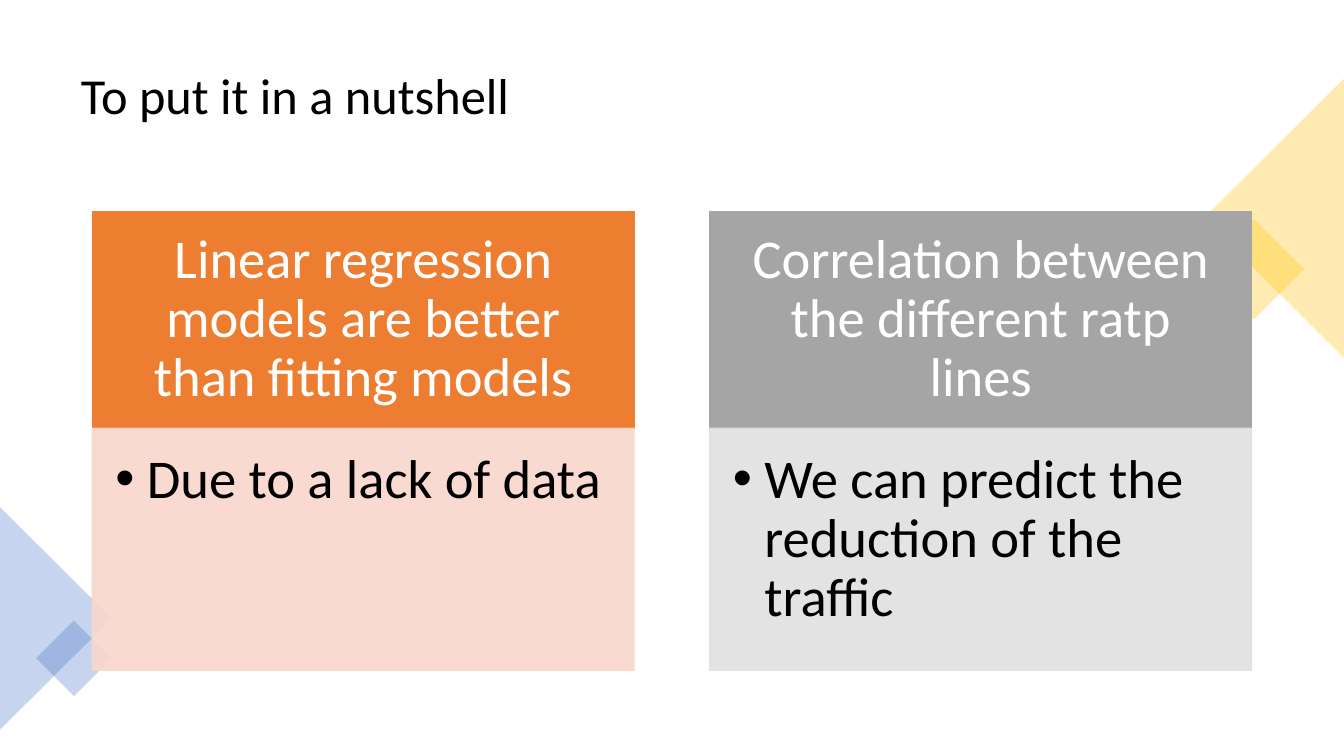
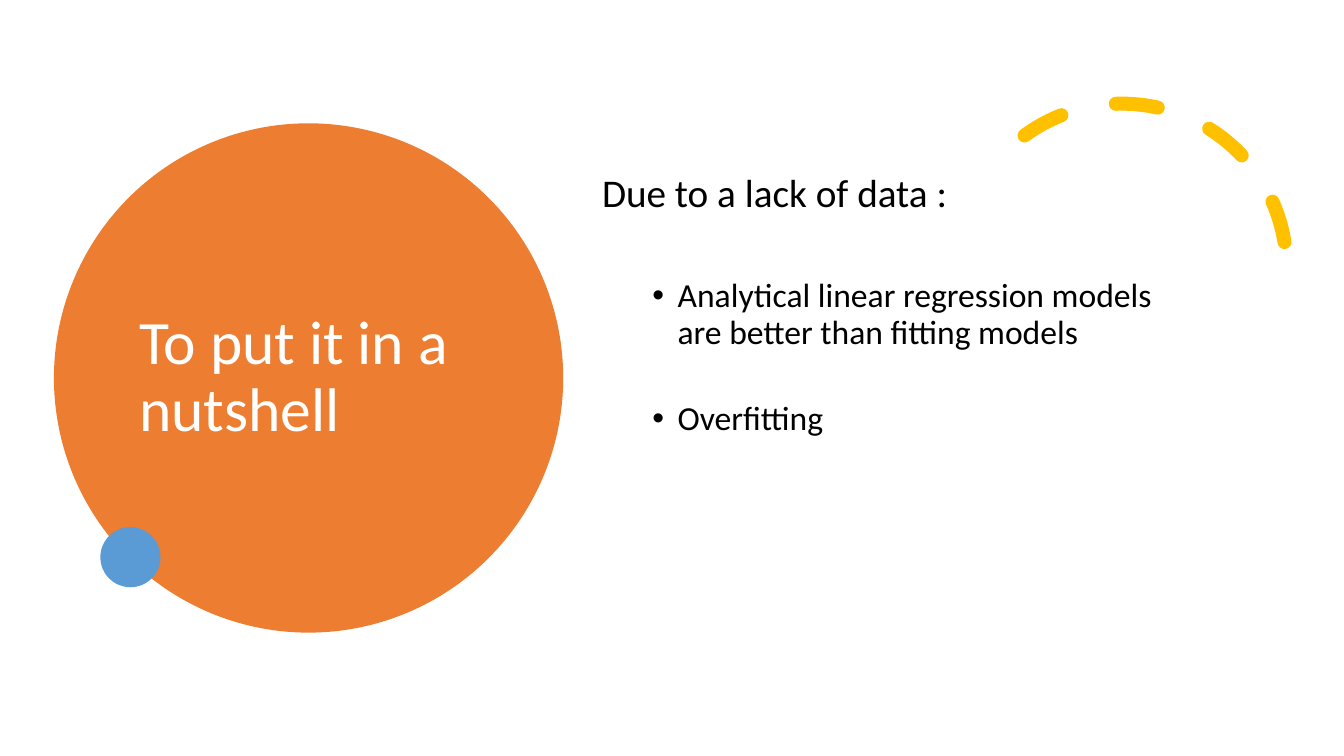
Before and after one commit to StanislasDOZIAS/INF442, a slide deck: slide 12 of Presentation INF442.pptx. Drawn at 1344x756 pixels with LibreOffice and Linux fonts; fonts in the diff are those of the drawing. Boxes give left, top, right and bottom in pixels: in the first picture for what was removed or moved away, otherwise in the second. Text is boxed around its words. In the diff, an @@ line names an element or a change of style, - is before the commit and + after.

Commit message:
update

```diff
--- a/Presentation INF442.pptx
+++ b/Presentation INF442.pptx
@@ arc (boxed as its full ellipse) added at (898,44,1344,494), outline #FFC000 10 pt dashed @@
@@ triangle removed at (1204,79,1344,358) @@
@@ ellipse added at (53,123,563,632), fill #ED7D31 @@
@@ title "To put it in a ...": place and size @@
-title "To put it in a ..." at (81,79,509,122)
+title "To put it in a ..." at (139,321,448,432)
@@ title "To put it in a ..." at (139,321,448,432): size 36 to 44 pt, text colour #000000 to #FFFFFF @@
@@ text added at (602,179,1152,436), 24 pt, text #000000 @@
+Due to a lack of data :
+  • Analytical linear regression models are better than fitting models
+  • Overfitting
@@ rectangle removed at (1204,219,1305,320) @@
@@ group removed at (93,212,1251,670): 4 rectangles, 4 texts @@
-Linear regression models are better than fitting models
-  • Due to a lack of data
-Correlation between the different ratp lines
-  • We can predict the reduction of the traffic
@@ triangle removed at (0,507,112,730) @@
@@ ellipse added at (101,527,161,588), fill #5B9BD5 @@
@@ rectangle removed at (36,620,112,696) @@
```
